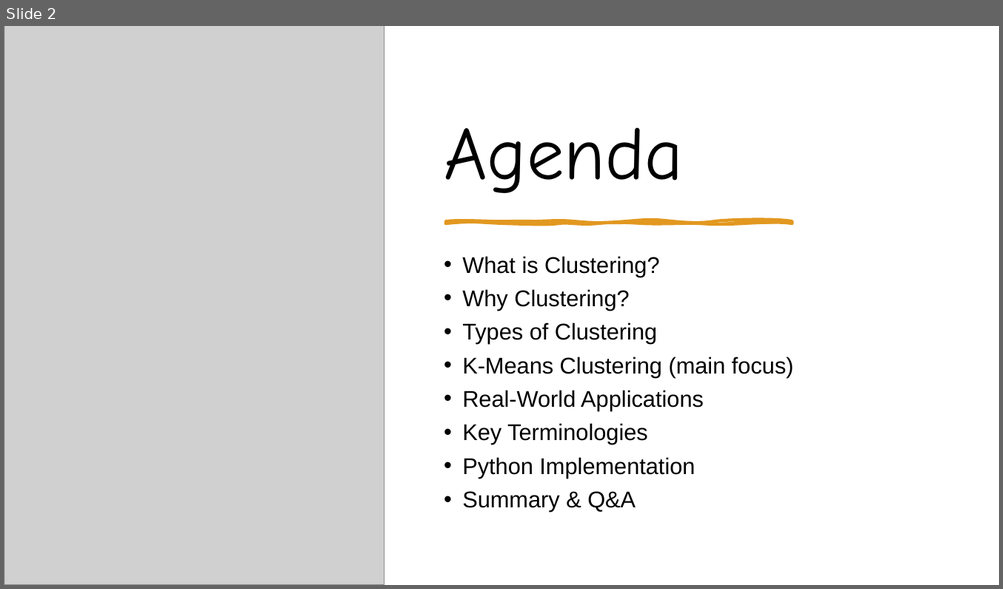
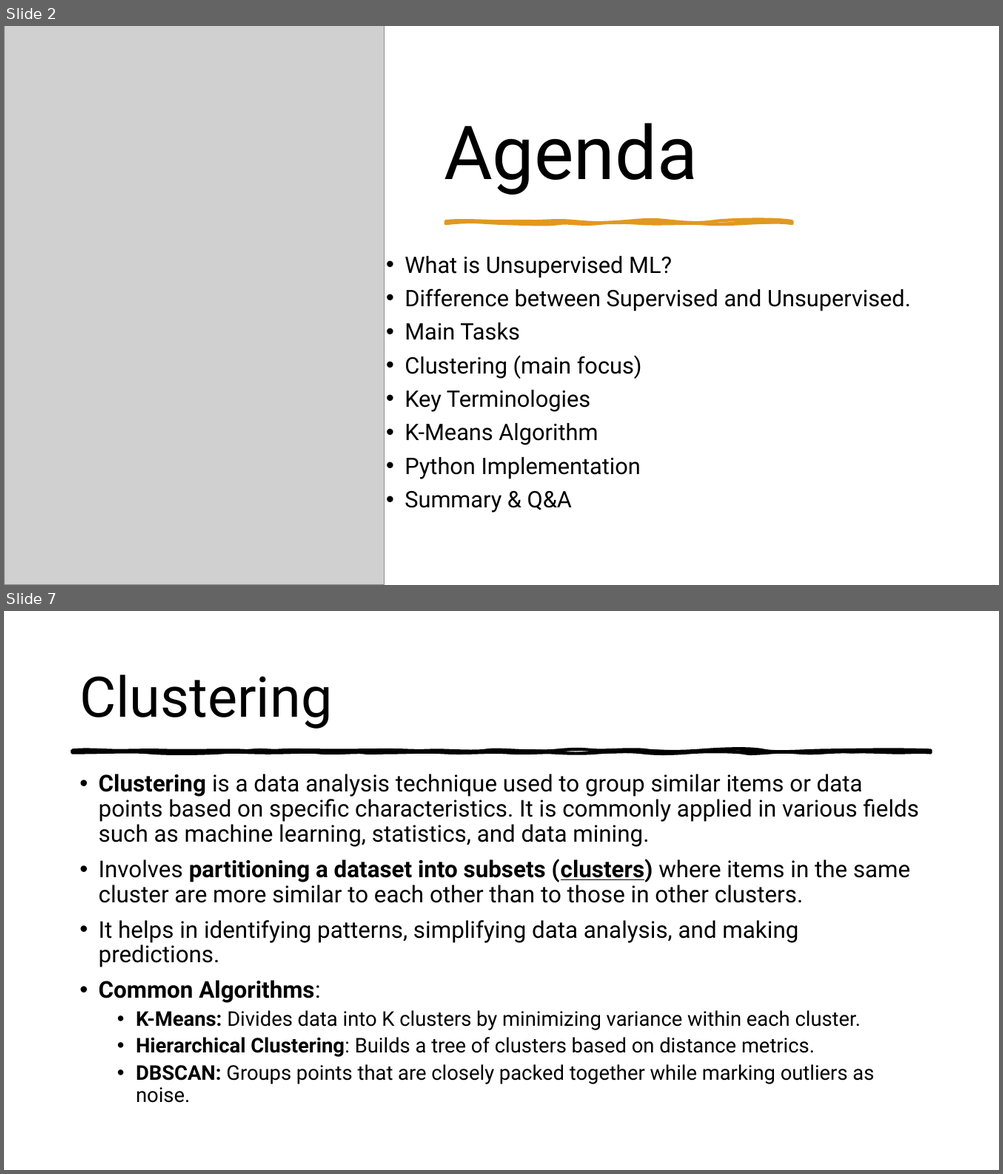
Before and after one commit to Ahmed-7-ML/Practical-Machine-Deep-Learning, a slide deck: Machine Learning/Unsupervised ML/Clustering/Clustering & KMeans.pptx. Shown one above the other, each under a label of ours: slide 2 before the commit, slides 2 and 7 after it; the slides between them are not shown. The pictures are 1003x589 and 1003x1174 pixels, drawn with LibreOffice and Linux fonts; fonts in the diff are those of the drawing; grey boxes stand for pictures. Boxes give left, top, right and bottom in pixels: in the first picture for what was removed or moved away, otherwise in the second. Text is boxed around its words. In the diff, an @@ line names an element or a change of style, - is before the commit and + after.

Commit message:
Unsupervised ML

```diff
--- a/Machine Learning/Unsupervised ML/Clustering/Clustering & KMeans.pptx
+++ b/Machine Learning/Unsupervised ML/Clustering/Clustering & KMeans.pptx
@@ slide 7 added at (4, 611, 999, 1170), background #FFFFFF @@
@@ title added at (79, 675, 332, 729), 54 pt, text #000000 @@
+Clustering
@@ freeform shape added at (73, 751, 930, 753), fill #000000, outline #000000 3 pt @@
@@ text added at (99, 774, 919, 1103), 22.4 pt, text #000000 @@
+• Clustering is a data analysis technique used to group similar items or data points based on specific characteristics. It is commonly applied in various fields such as machine learning, statistics, and data mining.
+• Involves partitioning a dataset into subsets (clusters) where items in the same cluster are more similar to each other than to those in other clusters.
+• It helps in identifying patterns, simplifying data analysis, and making predictions.
+• Common Algorithms:
+  • K-Means: Divides data into K clusters by minimizing variance within each cluster.
+  • Hierarchical Clustering: Builds a tree of clusters based on distance metrics.
+  • DBSCAN: Groups points that are closely packed together while marking outliers as noise.
@@ slide 2 changed as well @@
@@ title "Agenda" at (444, 123, 697, 195): font Comic Neue to Roboto @@
@@ text "What is Unsupervised ML?": place and size @@
-text "What is Unsupervised ML?" at (462, 256, 794, 512)
+text "What is Unsupervised ML?" at (404, 256, 910, 513)
@@ text at (404, 256, 910, 379): text changed; font Arial to Roboto @@
-• What is Clustering?
-• Why Clustering?
-• Types of Clustering
-• K-Means Clustering (main focus)
-• Real-World Applications
+• What is Unsupervised ML?
+• Difference between Supervised and Unsupervised.
+• Main Tasks
+• Clustering (main focus)
@@ text at (404, 390, 640, 513): font Arial to Roboto in "Key Terminologies", "Python Implementation", "Summary & Q&A" @@
@@ text at (404, 423, 597, 446): paragraph added @@
+• K-Means Algorithm
```
Also in this commit, not shown: 1 other slide changed, 8 other slides added, 3 slides removed.
